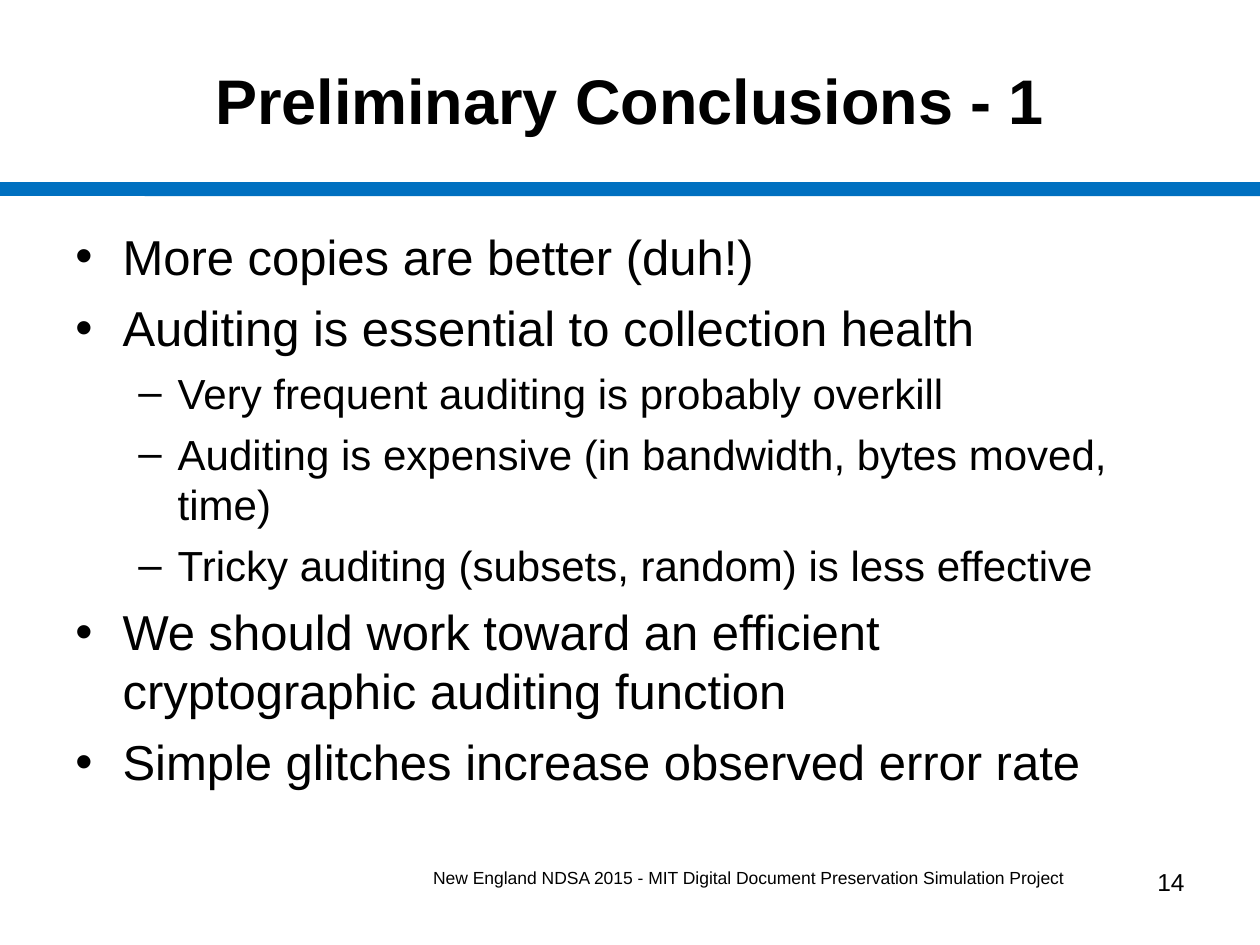
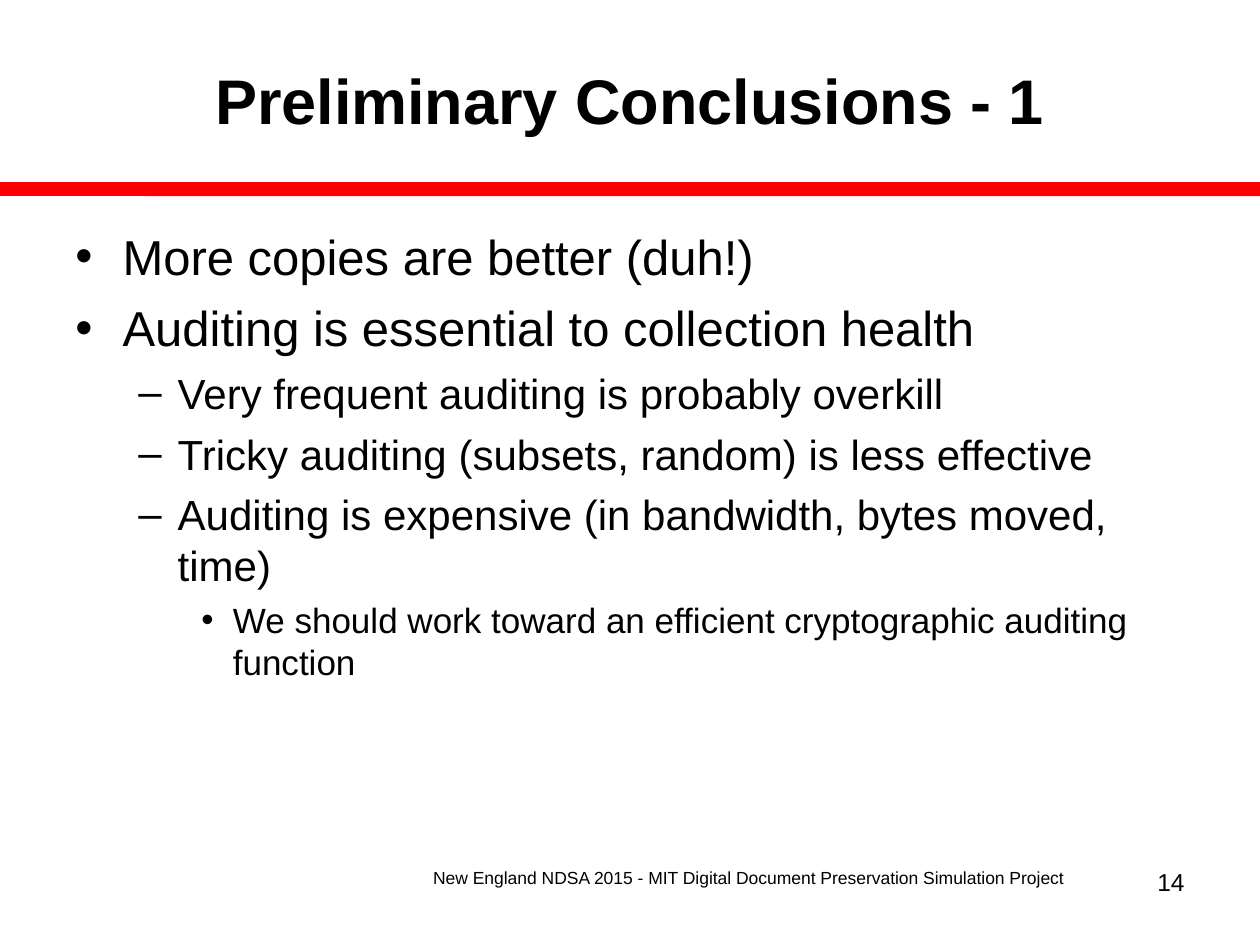
Before and after one commit to MIT-Informatics/PreservationSimulation, a slide deck: slide 14 of shelf/docs/Slides_NewEnglandNDSA.ppt. Drawn at 1260x945 pixels with LibreOffice and Linux fonts; fonts in the diff are those of the drawing. Boxes give left, top, right and bottom in pixels: in the first picture for what was removed or moved away, otherwise in the second. Text is boxed around its words. In the diff, an @@ line names an element or a change of style, - is before the commit and + after.

```diff
--- a/shelf/docs/Slides_NewEnglandNDSA.ppt
+++ b/shelf/docs/Slides_NewEnglandNDSA.ppt
@@ line (0, 189) - (1260, 189): stroke #0070C0 7.99 pt to #FF0000 7.99 pt @@
@@ text at (178,439,1093,478): paragraph added @@
+  – Tricky auditing (subsets, random) is less effective
@@ text at (178,550,1093,589): paragraph removed @@
-  – Tricky auditing (subsets, random) is less effective
@@ text at (233,607,1127,676): size 28 to 20 pt in "We should work toward an efficient cryptographic ..."; list level 1 to 3 in "We should work toward an ..." @@
@@ text at (123,744,1080,791): paragraph removed @@
-• Simple glitches increase observed error rate
```
Also in this commit, not shown: 16 other slides changed, 1 other file.
